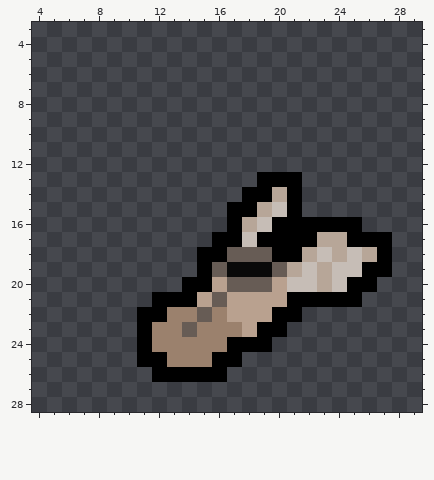
Two states of a pixel-art sprite, GraphicsEngine/Game/Art/Artifact/boots_of_swiftness.png. This is how it looked before the edit.
The file is 32x32 pixels. Shown: x 4..29, y 3..28. The old version is drawn lined up with the new one.
Once edited:
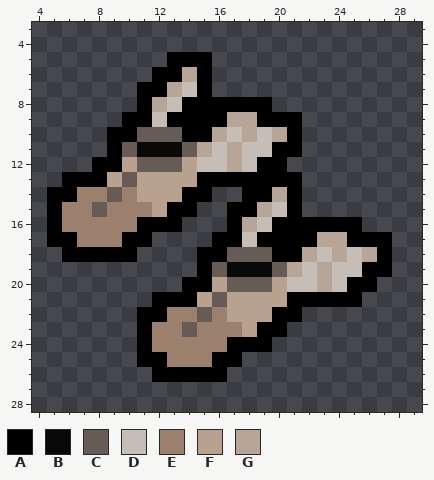
Palette (. is transparent): A #000000  B #090909  C #675c55  D #c6bdb6  E #9b816d  F #b9a18f  G #b7a698
The edit:
whole drawing moved by +3,+3 (the old picture is shown already moved)
Changed rows in their new state; - is an unchanged pixel.
first column x 5:
 5 --------AAA------
 6 -------AAGA------
 7 ------AAGDA------
 8 ------AGDAAAAAA--
 9 -----AADAAAAGGAAA
10 ----AACCCAAGDGDGA
11 ----ACBBBCGDGDDAA
12 ---AAFCCCFDDGDAA-
13 -AAAFCFFFFAAAA---
14 AAEECEFFFAA------
15 AEECEEEFAA-------
16 AEEEEEAAA--------
17 AAEEEAA----------
18 -AAAAA-----------
Boxes around the changes in both pictures, in picture pixels (x1, y1, x2, y2):
added: (47, 52, 302, 262)
